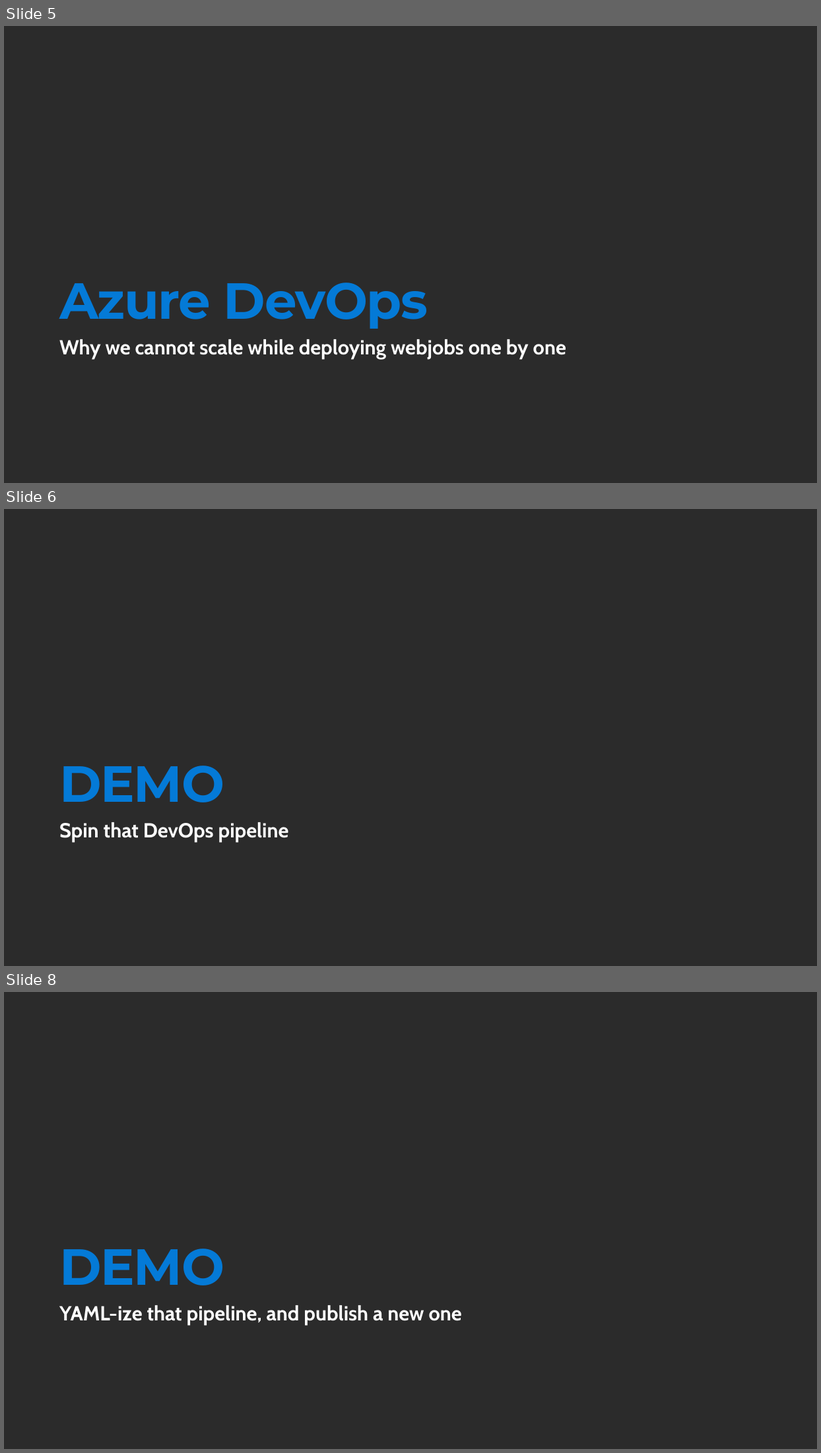
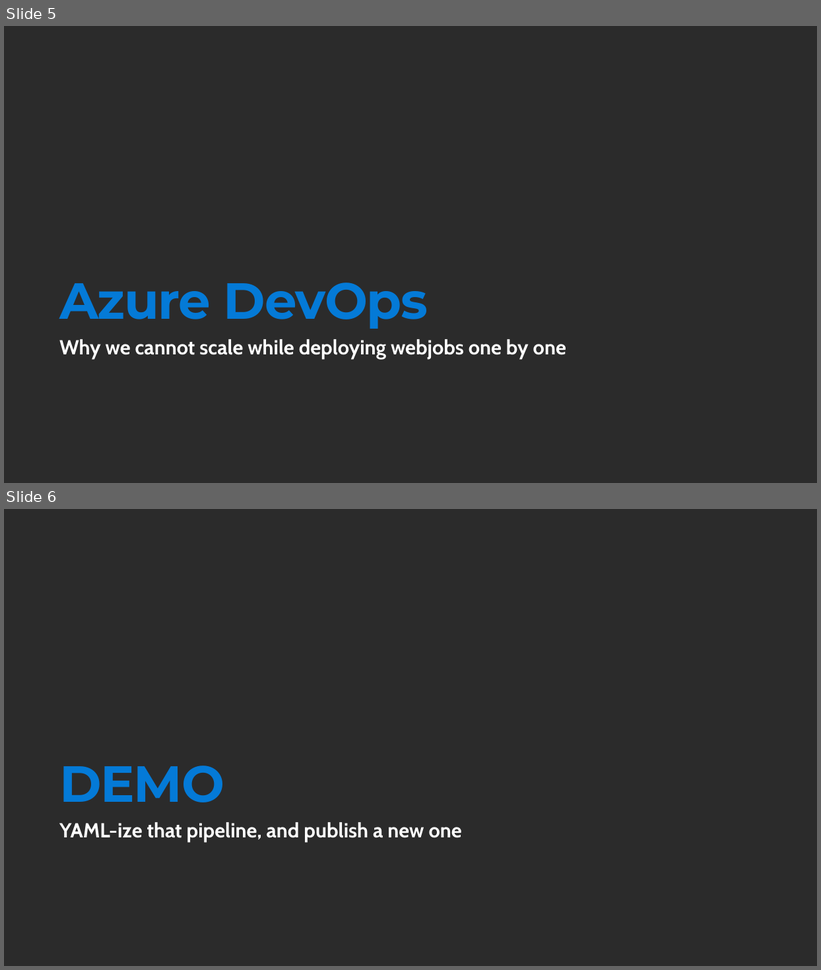
Before and after one commit to childotg/Events.2022, a slide deck: 221012 - BASTA! Herbst 2022 @Mainz/Session 1/Scalable Azure WebJobs deployments with Azure DevOps and hierarchical YAML.pptx. Shown one above the other, each under a label of ours: slides 5, 6 and 8 before the commit, slides 5 and 6 after it; the slides between them are not shown. The pictures are 821x1453 and 821x970 pixels, drawn with LibreOffice and Linux fonts; fonts in the diff are those of the drawing; background and template pictures are left out; a plain dark background stands for a picture behind light text. Boxes give left, top, right and bottom in pixels: in the first picture for what was removed or moved away, otherwise in the second. Text is boxed around its words. In the diff, an @@ line names an element or a change of style, - is before the commit and + after.

```diff
--- a/221012 - BASTA! Herbst 2022 @Mainz/Session 1/Scalable Azure WebJobs deployments with Azure DevOps and hierarchical YAML.pptx
+++ b/221012 - BASTA! Herbst 2022 @Mainz/Session 1/Scalable Azure WebJobs deployments with Azure DevOps and hierarchical YAML.pptx
@@ slide 6 removed at box(4, 509, 817, 966), background picture (left out) @@
@@ title removed at box(59, 766, 224, 803) @@
-DEMO
@@ text removed at box(59, 823, 289, 842) @@
-Spin that DevOps pipeline
@@ what was slide 8 is now slide 6 @@
```
Also in this commit, not shown: 1 slide added, 2 other slides removed.
